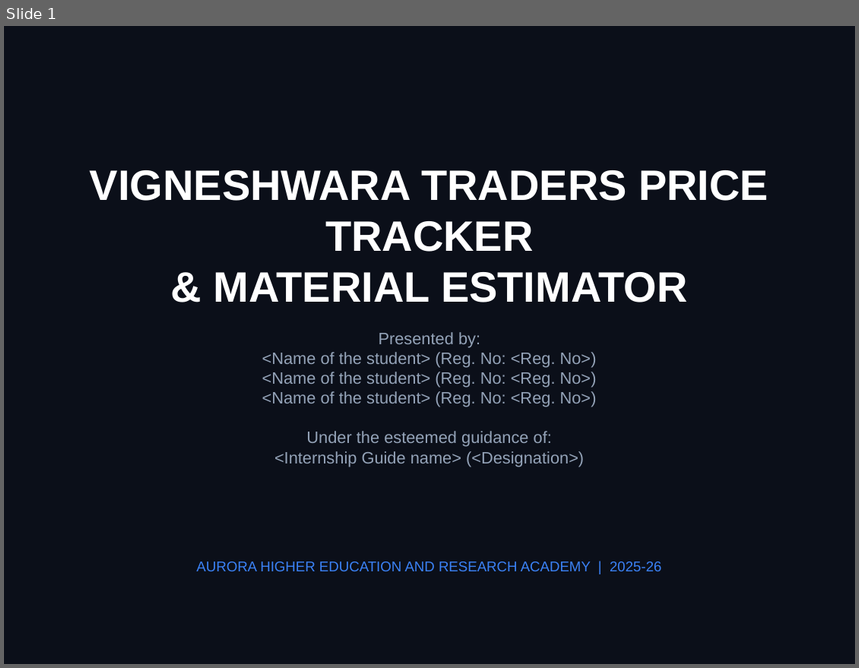
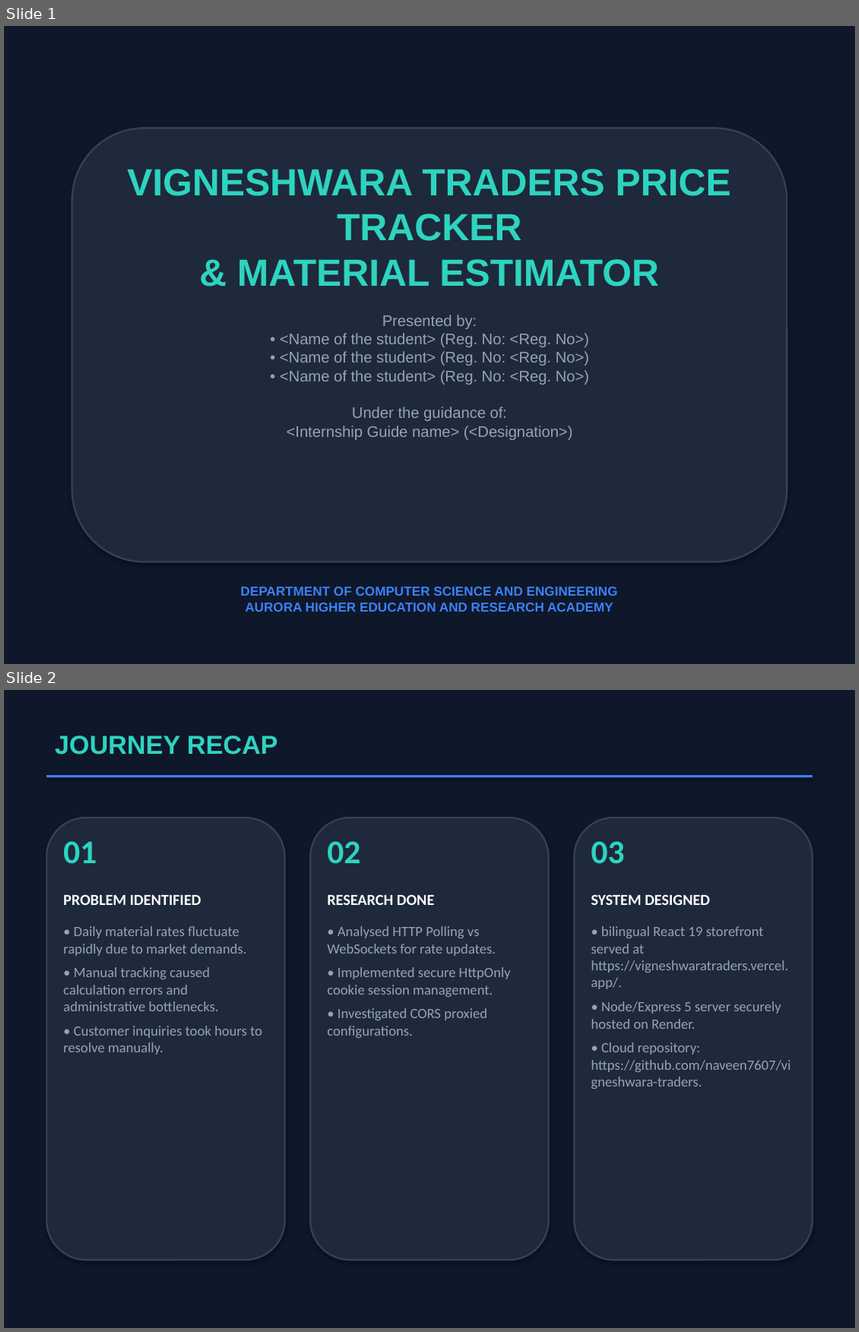
Before and after one commit to naveen7607/vigneshwara-traders, a slide deck: Final Presentation.pptx. Shown one above the other, each under a label of ours: slide 1 before the commit, slides 1 and 2 after it. The pictures are 859x668 and 859x1332 pixels, drawn with LibreOffice and Linux fonts; fonts in the diff are those of the drawing. Boxes give left, top, right and bottom in pixels: in the first picture for what was removed or moved away, otherwise in the second. Text is boxed around its words. In the diff, an @@ line names an element or a change of style, - is before the commit and + after.

Commit message:
docs: redesign Final Presentation with dark tech theme and multi-column layouts

```diff
--- a/Final Presentation.pptx
+++ b/Final Presentation.pptx
@@ slide 2 added at (x1=4, y1=690, x2=855, y2=1328), background #0F172A @@
@@ text added at (x1=55, y1=736, x2=278, y2=755), 22 pt, text #2DD4BF, bold @@
+JOURNEY RECAP
@@ rectangle added at (x1=47, y1=775, x2=813, y2=777), fill #3B82F6 @@
@@ rounded rectangle added at (x1=47, y1=818, x2=285, y2=1260), fill #1E293B, outline #334155 1.5 pt @@
@@ rounded rectangle added at (x1=310, y1=818, x2=549, y2=1260), fill #1E293B, outline #334155 1.5 pt @@
@@ rounded rectangle added at (x1=574, y1=818, x2=813, y2=1260), fill #1E293B, outline #334155 1.5 pt @@
@@ text added at (x1=63, y1=841, x2=97, y2=864), 28 pt, text #2DD4BF, bold @@
+01
@@ text added at (x1=327, y1=841, x2=360, y2=864), 28 pt, text #2DD4BF, bold @@
+02
@@ text added at (x1=591, y1=841, x2=625, y2=864), 28 pt, text #2DD4BF, bold @@
+03
@@ text added at (x1=63, y1=894, x2=262, y2=1055), 12 pt, text #94A3B8 @@
+PROBLEM IDENTIFIED
+• Daily material rates fluctuate rapidly due to market demands.
+• Manual tracking caused calculation errors and administrative bottlenecks.
+• Customer inquiries took hours to resolve manually.
@@ text added at (x1=327, y1=894, x2=511, y2=1038), 12 pt, text #94A3B8 @@
+RESEARCH DONE
+• Analysed HTTP Polling vs WebSockets for rate updates.
+• Implemented secure HttpOnly cookie session management.
+• Investigated CORS proxied configurations.
@@ text added at (x1=591, y1=894, x2=791, y2=1089), 12 pt, text #94A3B8 @@
+SYSTEM DESIGNED
+• bilingual React 19 storefront served at https://vigneshwaratraders.vercel.app/.
+• Node/Express 5 server securely hosted on Render.
+• Cloud repository: https://github.com/naveen7607/vigneshwara-traders.
@@ slide 1 changed as well @@
@@ background #0B0F19 to #0F172A @@
@@ rounded rectangle added at (x1=72, y1=128, x2=787, y2=563), fill #1E293B, outline #334155 1.5 pt @@
@@ text "VIGNESHWARA TRADERS PRICE TRACKER & ..." moved from (x1=90, y1=170, x2=769, y2=303) to (x1=127, y1=169, x2=731, y2=287) @@
@@ text "VIGNESHWARA TRADERS PRICE TRACKER & ..." at (x1=127, y1=169, x2=731, y2=287): size 36 to 32 pt, text colour #FFFFFF to #2DD4BF @@
@@ text at (x1=280, y1=315, x2=589, y2=440): text changed; size 14 to 13 pt @@
-Presented by:
-<Name of the student> (Reg. No: <Reg. No>)
-<Name of the student> (Reg. No: <Reg. No>)
-<Name of the student> (Reg. No: <Reg. No>)
-Under the esteemed guidance of:
-<Internship Guide name> (<Designation>)
+Presented by:
+• <Name of the student> (Reg. No: <Reg. No>)
+• <Name of the student> (Reg. No: <Reg. No>)
+• <Name of the student> (Reg. No: <Reg. No>)
+Under the guidance of:
+<Internship Guide name> (<Designation>)
@@ text at (x1=240, y1=587, x2=618, y2=612): text changed; size 12 to 11 pt; bold on @@
-AURORA HIGHER EDUCATION AND RESEARCH ACADEMY | 2025-26
+DEPARTMENT OF COMPUTER SCIENCE AND ENGINEERING
+AURORA HIGHER EDUCATION AND RESEARCH ACADEMY
```
Also in this commit, not shown: 7 other slides changed, 7 other slides added, 8 slides removed.
